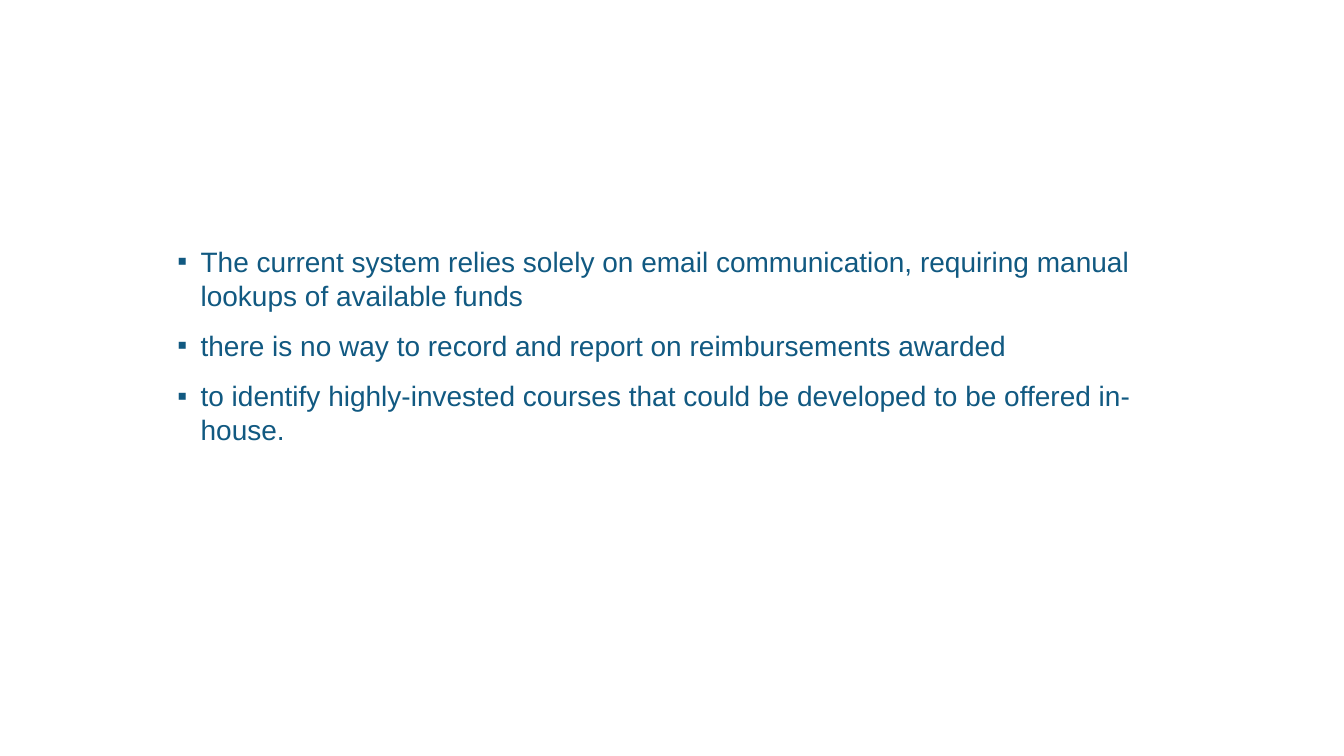
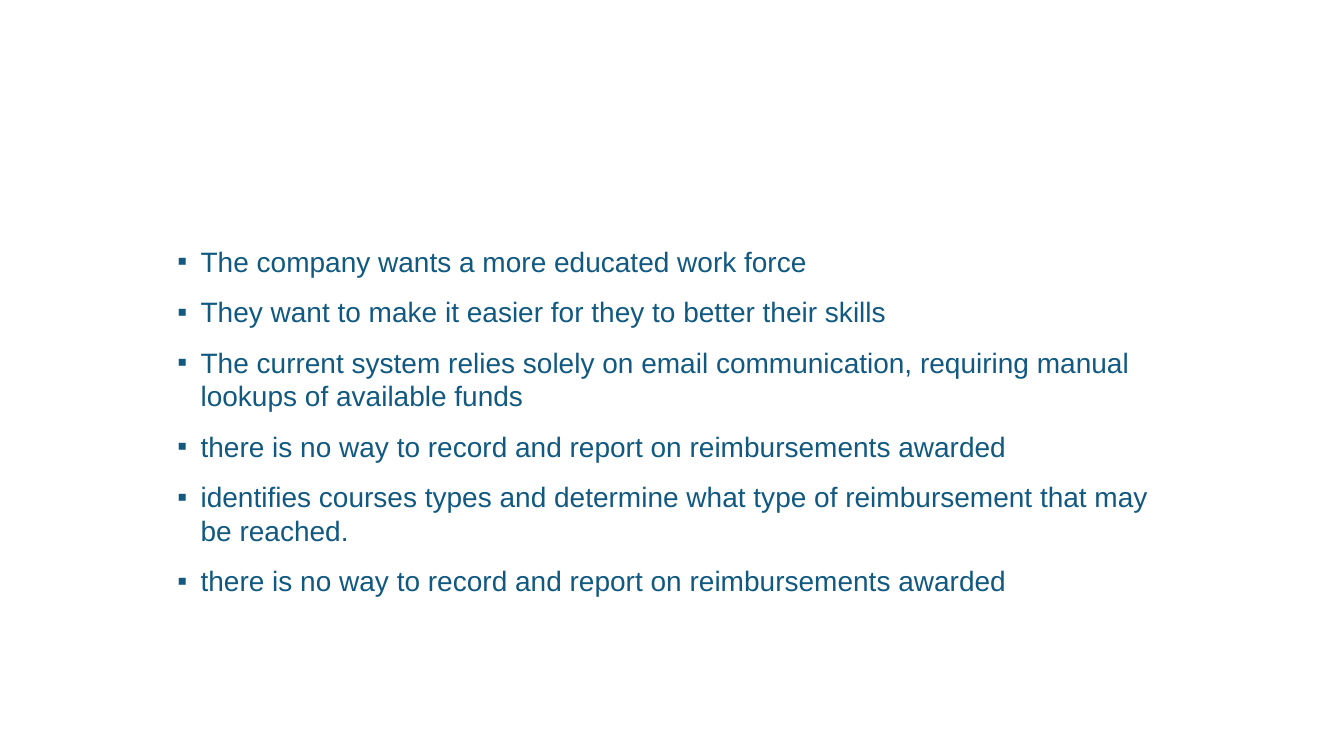
Before and after one commit to cspstapleton1/CrnichStapletonTodd, a slide deck: slide 2 of tf00001157.pptx. Drawn at 1344x756 pixels with LibreOffice and Linux fonts; fonts in the diff are those of the drawing; background and template pictures are left out. Boxes give left, top, right and bottom in pixels: in the first picture for what was removed or moved away, otherwise in the second. Text is boxed around its words. In the diff, an @@ line names an element or a change of style, - is before the commit and + after.

```diff
--- a/tf00001157.pptx
+++ b/tf00001157.pptx
@@ text at <box>201,251,886,328</box>: paragraphs added @@
+▪ The company wants a more educated work force
+▪ They want to make it easier for they to better their skills
@@ text at <box>201,486,1147,596</box>: text changed @@
-▪ to identify highly-invested courses that could be developed to be offered in-house.
+▪ identifies courses types and determine what type of reimbursement that may be reached.
+▪ there is no way to record and report on reimbursements awarded
```
Also in this commit, not shown: 7 other slides changed.
